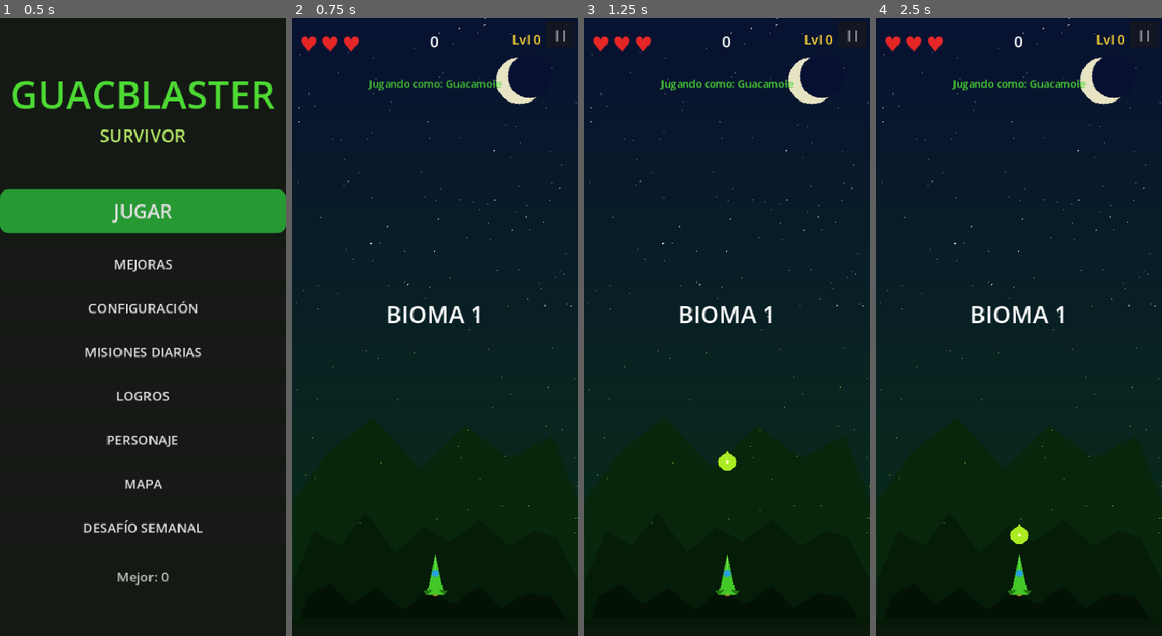
Above: before the commit, frames 1-4 (left to right).
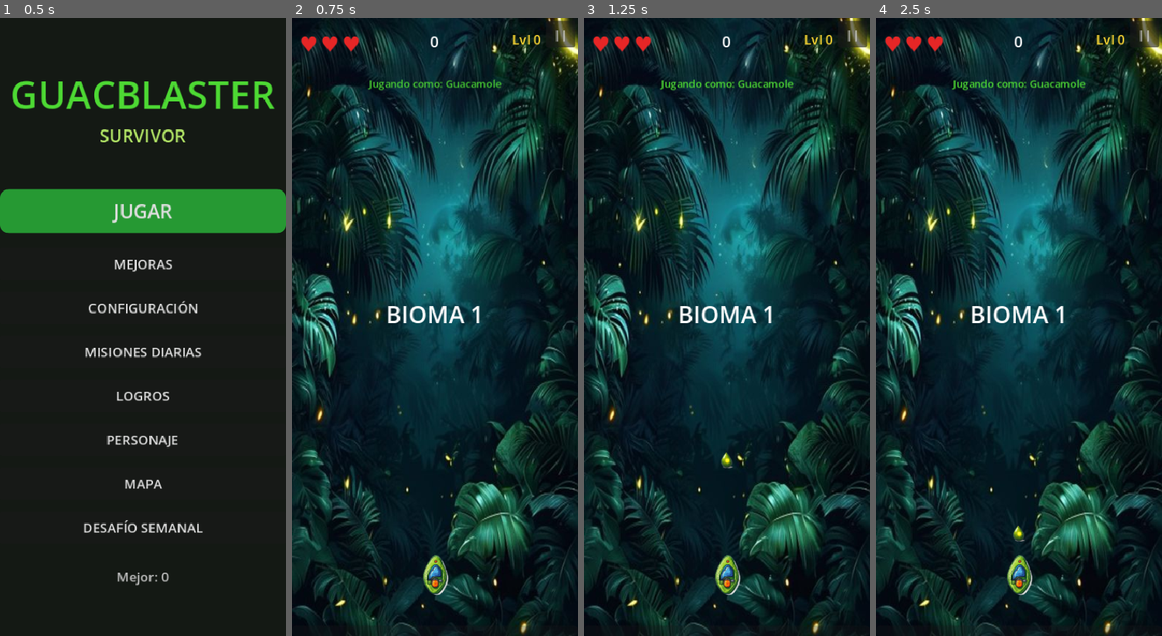
Above: after the commit, the same moments.

Repository: JoseNoIP/gb-GuacBlaster-Survivor
Game: Godot game, scene res://src/scenes/Main.tscn
Same seed, same stepped clock (60 frames per second), same inputs: the game is played once before the commit and once after it.
Inputs:
- Up to frame 1 (0.5 s): no input
- Up to frame 2 (0.75 s): click "JUGAR" at 0.5 s
- Up to frame 3 (1.25 s): no input
- Up to frame 4 (2.5 s): click "||" at 1.25 s; click "REINICIAR" at 2 s

Frame 1 is identical in both runs. In frame 2, 39% of the frame differs, in the area x 0-100%, y 0-100%; in frame 3, 39%; in frame 4, 39%.

Commit message:
Add tools for fetching and redownloading AI assets
- Implement `fetch_ai_assets.py` to download AI-generated backgrounds and sprites, including functionality for image fetching, saving, and background removal.
- Enhance `gen_assets.py` with improved sprite designs and color adjustments for various game assets.
- Introduce `redownload_missing_bgs.py` to specifically re-download biomes 0 and 1 backgrounds that may have been overwritten.

Diff:
--- a/src/features/enemies/EnemyElite.tscn
+++ b/src/features/enemies/EnemyElite.tscn
@@ -1,7 +1,7 @@
 [gd_scene load_steps=4 format=3]
 
 [ext_resource type="Script" path="res://src/features/enemies/EnemyElite.gd" id="1"]
-[ext_resource type="Texture2D" uid="uid://vinyl0vnle1j" path="res://assets/sprites/enemy_basic.png" id="2"]
+[ext_resource type="Texture2D" uid="uid://e194j1o5gu3wv5" path="res://assets/sprites/enemy_elite.png" id="2"]
 
 [sub_resource type="CircleShape2D" id="1"]
 radius = 24.0
Binary file changed: assets/sprites/backgrounds/bg_0_0.png
Binary file changed: assets/sprites/backgrounds/bg_0_1.png
Binary file changed: assets/sprites/backgrounds/bg_0_2.png
Binary file changed: assets/sprites/backgrounds/bg_1_0.png
Binary file changed: assets/sprites/backgrounds/bg_1_1.png
Binary file changed: assets/sprites/backgrounds/bg_1_2.png
Binary file changed: assets/sprites/backgrounds/bg_2_0.png
Binary file changed: assets/sprites/backgrounds/bg_2_1.png
Binary file changed: assets/sprites/backgrounds/bg_2_2.png
Binary file changed: assets/sprites/backgrounds/bg_3_0.png
Binary file changed: assets/sprites/backgrounds/bg_3_1.png
Binary file changed: assets/sprites/backgrounds/bg_3_2.png
(and 32 more such lines)
